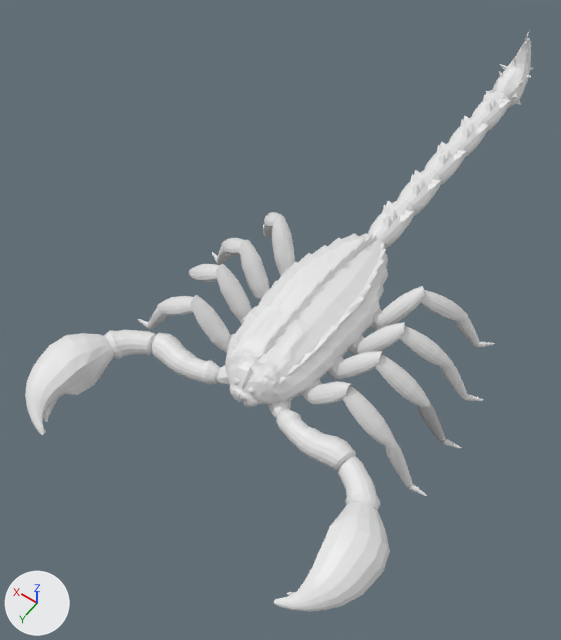
What one commit did to the Blender file Simple/scorpian.blend.
Both versions are drawn from a 50 mm camera at (-1.9, 3.0, 5.01) aimed at (0.32, -0.11, 0.12). The axes (+X, +Y, +Z) are drawn at lower left. The lights are the same throughout.

Names of what the first picture shows: 'Body', 'Circle.013', 'Circle.017', 'Circle.020', 'Circle.035', 'Circle.046', 'Pincer_12', 'Pincer_21', 'Pinncer_11', 'Stinger', 'Tail_01', 'Tail_02'.
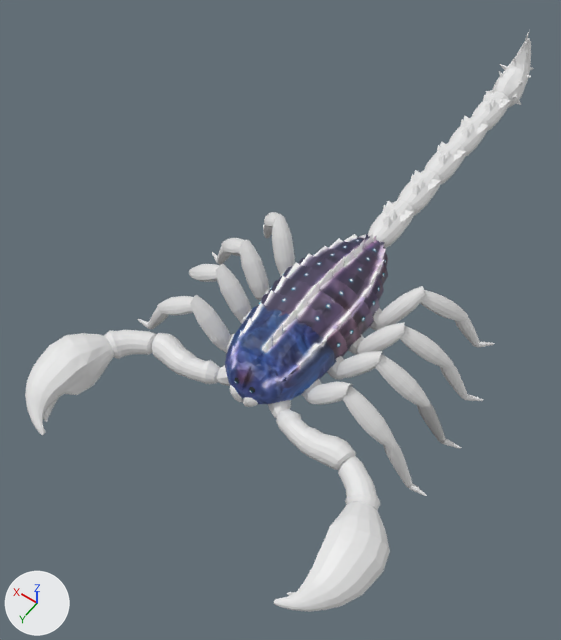
Changed parts and their boxes (x1, y1, x2, y2) in the pictures (561 x 640 px):
'Body', reshaped, rescaled
    before: (225, 233, 388, 404)
    after: (225, 234, 388, 404)
part 1 of me_circle_003, deleted
    before: (232, 385, 254, 400)
part 2 of me_circle_003, recoloured
    both: (225, 234, 388, 404)

Diff of the bpy script that builds the scene:
```diff
--- a/Simple/scorpian.blend.py
+++ b/Simple/scorpian.blend.py
@@ img_texture_body @@
+img_texture_body = load_image('Texture_Body', '_unpacked/Texture_Body', 1024, 1024, 'sRGB')
@@ mat_material_body @@
+mat_material_body = principled_material('Material_Body')
+mat_material_body.texture = img_texture_body
@@ me_circle_003 @@
 # used by ob_body; location = (0.0, 0.0, 0.466)
-me_circle_003.from_pydata(...)  # 992 vertices, 1988 faces; spans x -0.4..0.4, y -0.96..0.83, z -0.24..0.31
+me_circle_003.from_pydata(...)  # 962 vertices, 1920 faces; spans x -0.4..0.4, y -0.96..0.8, z -0.24..0.31
+# me_circle_003 part 1
+# 30 vertices are removed from x -0.07..0.07, y 0.81..0.83, z 0.01..0.04
+# 68 faces are deleted
+# me_circle_003 part 2: 1920 faces spanning x -0.4..0.4, y -0.96..0.8, z -0.24..0.31 switch from no material to mat_material_body (picture img_texture_body)
@@ ob_body @@
 ob_body.location = (0.0, 0.0, 0.466)
+ob_body.scale = (-1.0, 1.0, 1.0)
```
